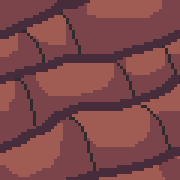
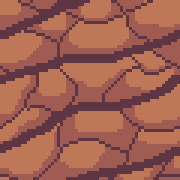
Revision of a layered 180 × 180 image; what changed, layer by layer:
painted on "Layer" over left=0, top=0, right=180, bottom=180
hid "Simple", moved it into group "Simple #1" over left=9, top=9, right=177, bottom=177
renamed "Highlight" to "Simple Highlight", hid it, moved it into group "Simple #1" over left=0, top=0, right=180, bottom=180
showed "Spiderweb", painted on it over left=0, top=0, right=180, bottom=180
added layer "Spiderlight" above "Background" over left=0, top=0, right=180, bottom=180
painted on "Background" over left=0, top=0, right=180, bottom=180
